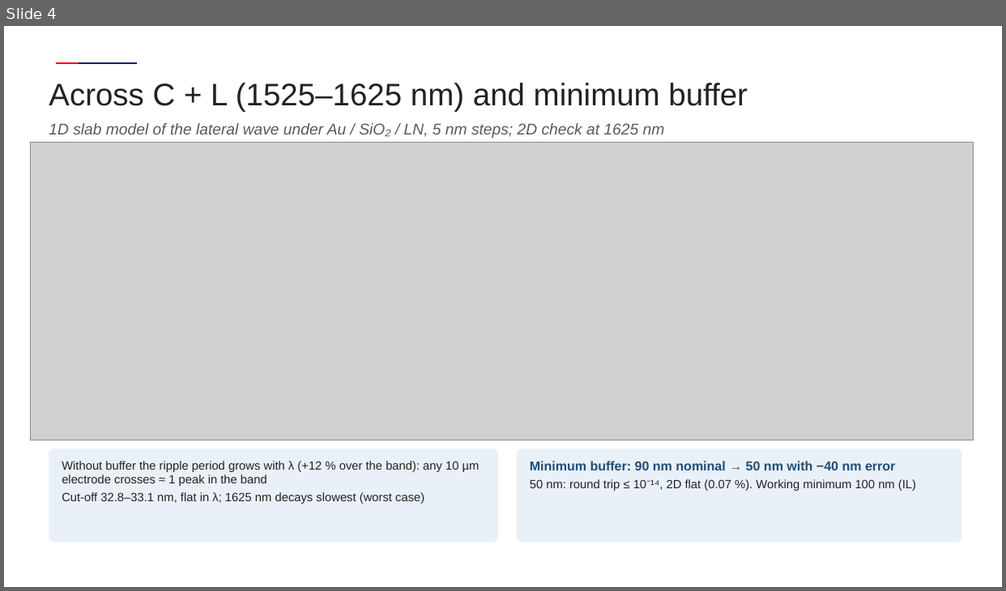
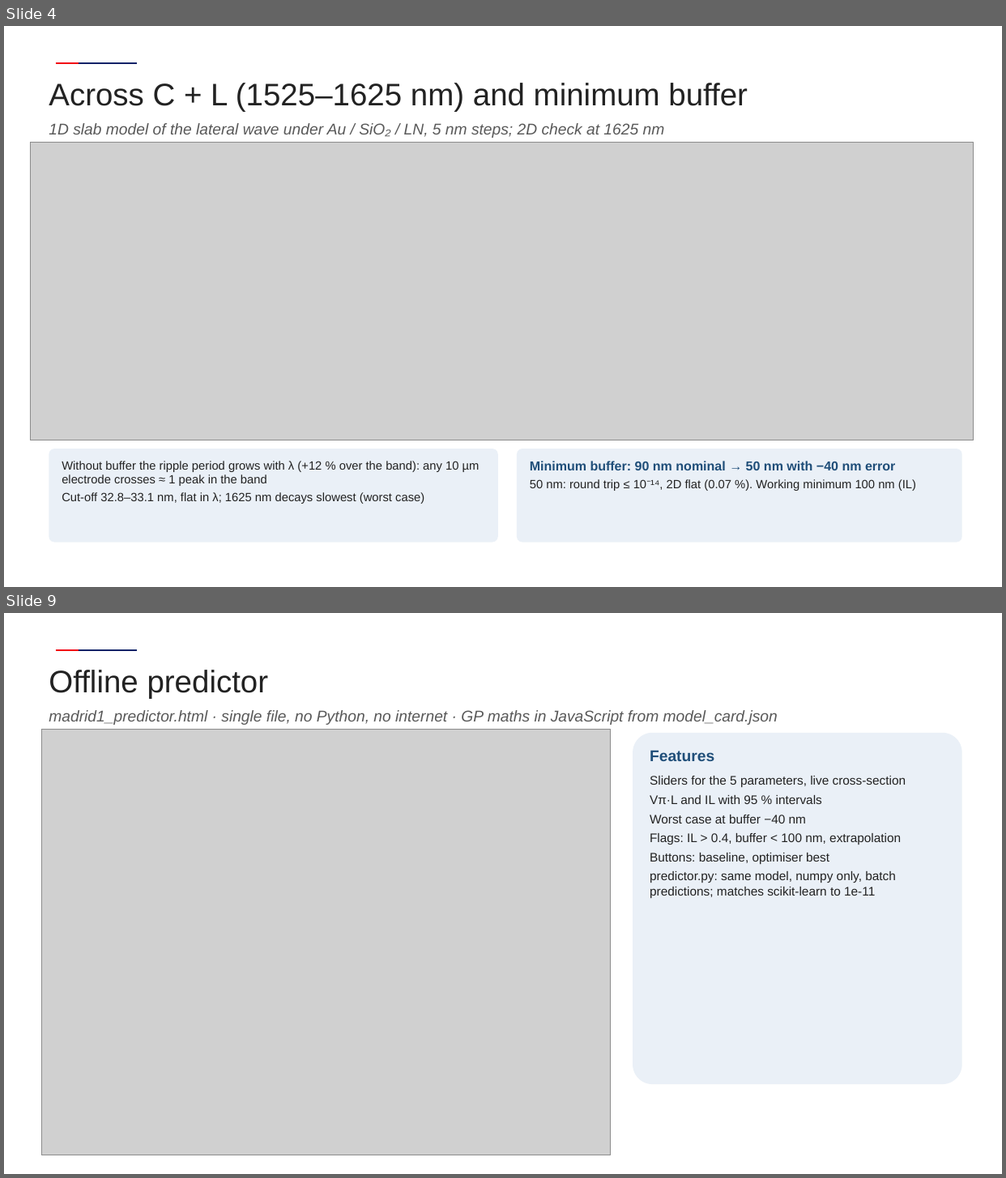
Before and after one commit to andreimuresian/claude, a slide deck: results/madrid/m1/deck/Madrid1_results_AFR.pptx. Shown one above the other, each under a label of ours: slide 4 before the commit, slides 4 and 9 after it; the slides between them are not shown. The pictures are 1006x591 and 1006x1178 pixels, drawn with LibreOffice and Linux fonts; fonts in the diff are those of the drawing; grey boxes stand for pictures; background and template pictures are left out. Boxes give left, top, right and bottom in pixels: in the first picture for what was removed or moved away, otherwise in the second. Text is boxed around its words. In the diff, an @@ line names an element or a change of style, - is before the commit and + after.

```diff
--- a/results/madrid/m1/deck/Madrid1_results_AFR.pptx
+++ b/results/madrid/m1/deck/Madrid1_results_AFR.pptx
@@ slide 9 added at (x1=4, y1=613, x2=1002, y2=1174), background #FFFFFF; not listed: 2 template elements that a slide beside it also shows @@
@@ text added at (x1=49, y1=670, x2=269, y2=698), 30 pt, text #222222 @@
+Offline predictor
@@ picture added at (x1=41, y1=729, x2=611, y2=1156) @@
@@ text added at (x1=49, y1=710, x2=778, y2=725), 15 pt, text #595959, italic @@
+madrid1_predictor.html · single file, no Python, no internet · GP maths in JavaScript from model_card.json
@@ rounded rectangle added at (x1=633, y1=733, x2=962, y2=1084), fill #EAF0F7, 12 pt, text #222222 @@
+Features
+Sliders for the 5 parameters, live cross-section
+Vπ·L and IL with 95 % intervals
+Worst case at buffer −40 nm
+Flags: IL > 0.4, buffer < 100 nm, extrapolation
+Buttons: baseline, optimiser best
+predictor.py: same model, numpy only, batch predictions; matches scikit-learn to 1e-11
```
Also in this commit, not shown: 4 other slides added, 10 other files.
